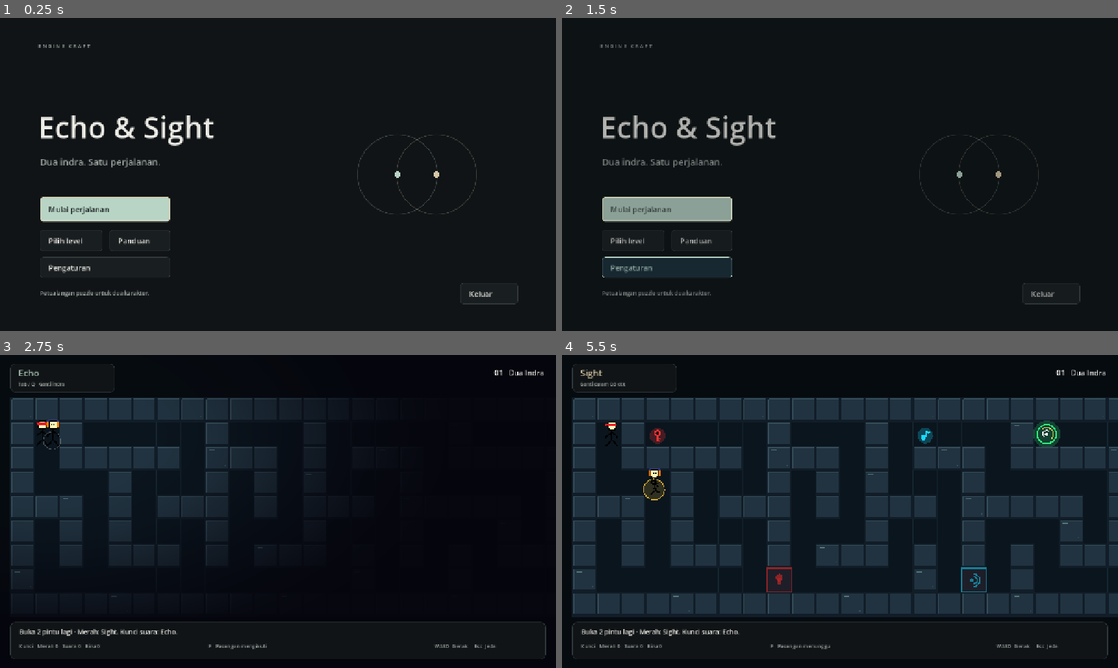
Above: before the commit, frames 1-4 (two rows, left to right).
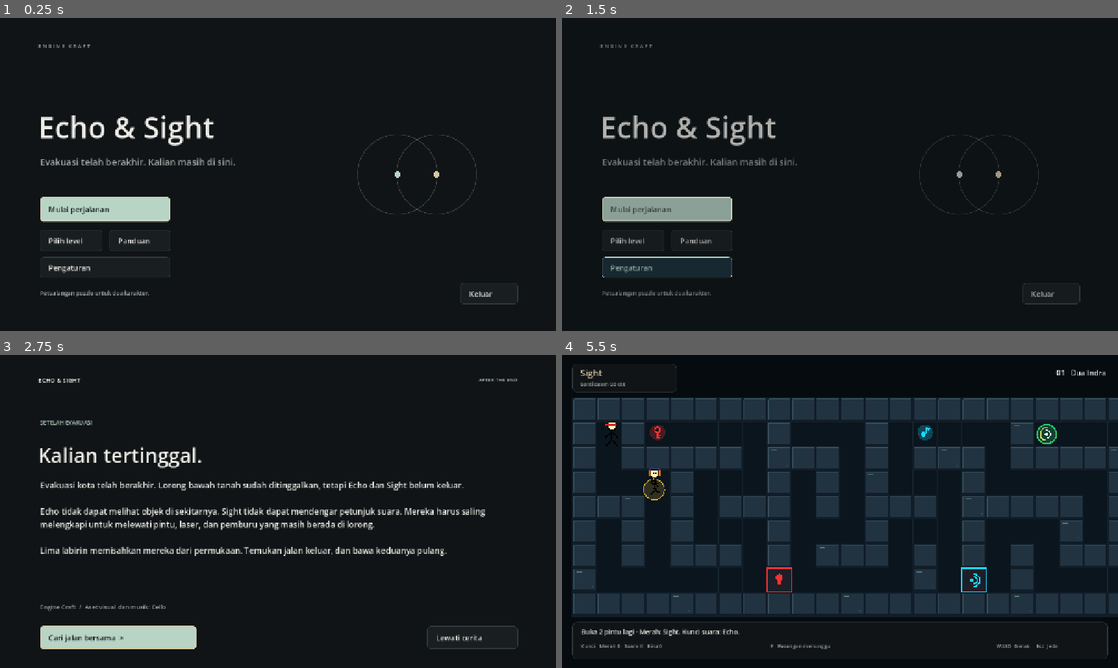
Above: after the commit, the same moments.

Repository: seanopegs/Engine-Craft
Game: Godot game, scene res://scenes/main_menu.tscn
The game is run twice, just before and just after one commit, with the same random seed, the same clock (stepped at 60 frames per second) and the same inputs.
Inputs (mouse positions are in pixels of both pictures, inside the frame that each line leads up to):
- Up to frame 1 (0.25 s): no input
- Up to frame 2 (1.5 s): click "Pilih level" at 0.5 s; click "Kembali" at 1.25 s
- Up to frame 3 (2.75 s): click "Mulai perjalanan" at 2 s
- Up to frame 4 (5.5 s): click (678, 636) at 2.75 s, where only the run after the commit has a clickable "Cari jalan bersama >"; hold D (move_right) 3.53-4.28 s; tap Tab (switch_char) at 3.6, 5.1 s; hold S (move_down) 4.28-5.03 s; tap F (toggle_follow) at 4.35 s; hold D (move_right) from 5.03 s (still down)

The runs differ from the first frame. In frame 1, 0.5% of the frame differs, in the area x 7-43%, y 44-48%; in frame 2, 0.4%; in frame 3, 17%, in the area x 1-99%, y 2-96%; in frame 4, 0.6%.

Commit message:
Add story prologue and epilogue flow
This change adds a story scene and routes level transitions through it. The prologue now appears before level 1, the final win opens an epilogue, and the ending returns to the main menu. It also updates the menu/win copy, centralizes level entry in Global.enter_level(), and adds preview/verification coverage for the story flow.

Diff:
--- /dev/null
+++ b/scenes/story.tscn
@@ -0,0 +1,6 @@
+[gd_scene load_steps=2 format=3]
+
+[ext_resource type="Script" path="res://scripts/story.gd" id="1"]
+
+[node name="Story" type="Control"]
+script = ExtResource("1")
--- a/scripts/game_manager.gd
+++ b/scripts/game_manager.gd
@@ -164,7 +164,9 @@
 	if Global.current_level_index < Global.max_levels:
 		start_level(Global.current_level_index + 1)
 	else:
-		_on_goto_level_select()
+		get_tree().paused = false
+		Global.story_is_epilogue = true
+		get_tree().change_scene_to_file("res://scenes/story.tscn")
 
 func _on_goto_level_select() -> void:
 	get_tree().paused = false
--- a/scripts/game_over_popup.gd
+++ b/scripts/game_over_popup.gd
@@ -30,11 +30,13 @@
 	title_label.add_theme_color_override("font_color", GameUI.CYAN)
 	message_label.text = "Labirin %02d berhasil dilewati. Perjalanan kalian belum berakhir." % level_idx
 	status_label.text = "LABIRIN %02d / SELESAI" % level_idx
-	next_level_btn.visible = level_idx < Global.max_levels
+	next_level_btn.visible = true
 	next_level_btn.text = "Masuk labirin %02d  >" % (level_idx + 1)
 	retry_btn.position.y = 404 if next_level_btn.visible else 350
 	if level_idx == Global.max_levels:
-		message_label.text = "Lima labirin, dua indra, satu kemenangan. Kalian berhasil!"
+		title_label.text = "Kalian keluar bersama."
+		message_label.text = "Lorong terakhir terlewati. Setelah evakuasi berakhir, perjalanan baru kalian dimulai."
+		next_level_btn.text = "Lihat akhir perjalanan  >"
 	visible = true
 	if next_level_btn.visible:
 		next_level_btn.grab_focus()
--- a/scripts/global.gd
+++ b/scripts/global.gd
@@ -5,6 +5,13 @@
 var current_level_index: int = 1
 var max_levels: int = 5
 var unlocked_level: int = 1
+var story_is_epilogue: bool = false
+
+func enter_level(level_idx: int) -> void:
+	current_level_index = level_idx
+	story_is_epilogue = false
+	get_tree().paused = false
+	get_tree().change_scene_to_file("res://scenes/story.tscn" if level_idx == 1 else "res://scenes/game_scene.tscn")
 
 var keys_collected: Dictionary = {
 	"red": 0,
--- a/scripts/level_select.gd
+++ b/scripts/level_select.gd
@@ -24,8 +24,7 @@
 	GameUI.entrance(ui)
 
 func _start_level(idx: int) -> void:
-	Global.current_level_index = idx
-	get_tree().change_scene_to_file("res://scenes/game_scene.tscn")
+	Global.enter_level(idx)
 
 func _on_back() -> void:
 	get_tree().change_scene_to_file("res://scenes/main_menu.tscn")
--- a/scripts/main_menu.gd
+++ b/scripts/main_menu.gd
@@ -6,7 +6,7 @@
 	GameUI.art(ui, "backdrop", Rect2(0, 0, 1280, 720))
 	GameUI.label(ui, "E N G I N E   C R A F T", Rect2(88, 56, 400, 24), 12, GameUI.MUTED)
 	GameUI.label(ui, "Echo & Sight", Rect2(88, 204, 780, 94), 68)
-	GameUI.paragraph(ui, "Dua indra. Satu perjalanan.", Rect2(92, 316, 600, 36), 21)
+	GameUI.paragraph(ui, "Evakuasi telah berakhir. Kalian masih di sini.", Rect2(92, 316, 650, 60), 21)
 	var play := GameUI.button(ui, "Mulai perjalanan", Rect2(92, 412, 300, 56), _on_play, true)
 	GameUI.button(ui, "Pilih level", Rect2(92, 488, 144, 44), _on_level_select)
 	GameUI.button(ui, "Panduan", Rect2(252, 488, 140, 44), _on_guide)
@@ -18,8 +18,7 @@
 	GameUI.entrance(ui)
 
 func _on_play() -> void:
-	Global.current_level_index = mini(Global.unlocked_level, Global.max_levels)
-	get_tree().change_scene_to_file("res://scenes/game_scene.tscn")
+	Global.enter_level(mini(Global.unlocked_level, Global.max_levels))
 
 func _on_level_select() -> void:
 	get_tree().change_scene_to_file("res://scenes/level_select.tscn")
--- /dev/null
+++ b/scripts/story.gd
@@ -0,0 +1,23 @@
+extends Control
+
+func _ready() -> void:
+	var ending: bool = Global.story_is_epilogue
+	var ui := GameUI.canvas(self)
+	GameUI.header(ui, "AFTER THE END")
+	GameUI.label(ui, "SETELAH EVAKUASI" if not ending else "SETELAH LABIRIN", Rect2(92, 146, 900, 30), 13, GameUI.CYAN)
+	GameUI.label(ui, "Kalian tertinggal." if not ending else "Besok dimulai bersama.", Rect2(88, 198, 1080, 72), 46)
+	var story := "Evakuasi kota telah berakhir. Lorong bawah tanah sudah ditinggalkan, tetapi Echo dan Sight belum keluar.\n\nEcho tidak dapat melihat objek di sekitarnya. Sight tidak dapat mendengar petunjuk suara. Mereka harus saling melengkapi untuk melewati pintu, laser, dan pemburu yang masih berada di lorong.\n\nLima labirin memisahkan mereka dari permukaan. Temukan jalan keluar, dan bawa keduanya pulang."
+	if ending:
+		story = "Untuk pertama kalinya sejak evakuasi berakhir, Echo dan Sight mencapai permukaan bersama. Lorong terakhir telah mereka lewati.\n\nKota yang mereka kenal sudah ditinggalkan. Jalan pulang yang lama berakhir di sini, tetapi kini mereka dapat mencari tempat tinggal baru.\n\nMereka tidak tahu apa yang menanti esok. Mereka tahu siapa yang akan berjalan di samping mereka."
+	var body := GameUI.paragraph(ui, "", Rect2(92, 286, 1040, 260), 19, GameUI.TEXT)
+	body.text = story
+	GameUI.label(ui, "Engine Craft  /  Aset visual dan musik: Cello", Rect2(92, 570, 1040, 26), 14, GameUI.MUTED)
+	var proceed := GameUI.button(ui, "Kembali ke menu" if ending else "Cari jalan bersama  >", Rect2(92, 624, 360, 52), _continue, true)
+	if not ending:
+		GameUI.button(ui, "Lewati cerita", Rect2(984, 624, 208, 52), _continue)
+	proceed.grab_focus()
+	GameUI.entrance(ui)
+
+func _continue() -> void:
+	get_tree().paused = false
+	get_tree().change_scene_to_file("res://scenes/main_menu.tscn" if Global.story_is_epilogue else "res://scenes/game_scene.tscn")
--- a/tests/preview_ui.gd
+++ b/tests/preview_ui.gd
@@ -9,10 +9,18 @@
 	root.get_texture().get_image().save_png("res://.godot/" + name + ".png")
 
 func run() -> void:
-	for scene in ["main_menu", "level_select", "how_to_play", "game_scene"]:
+	for scene in ["main_menu", "level_select", "how_to_play", "story", "game_scene"]:
 		var view = load("res://scenes/" + scene + ".tscn").instantiate()
 		root.add_child(view)
 		await shot(scene)
+		if scene == "story":
+			root.get_node("Global").story_is_epilogue = true
+			var ending = load("res://scenes/story.tscn").instantiate()
+			root.add_child(ending)
+			await shot("epilogue")
+			ending.queue_free()
+			root.get_node("Global").story_is_epilogue = false
+			await process_frame
 		if scene == "main_menu":
 			var settings = load("res://scripts/settings_menu.gd").new()
 			view.add_child(settings)
@@ -25,6 +33,8 @@
 			view._on_resume()
 			view.game_over_popup.show_win(1)
 			await shot("win")
+			view.game_over_popup.show_win(5)
+			await shot("final_win")
 		view.queue_free()
 		await process_frame
 	quit()
--- /dev/null
+++ b/tests/verify_story.gd
@@ -0,0 +1,47 @@
+extends SceneTree
+
+var failures := 0
+
+func _initialize() -> void:
+	call_deferred("run")
+
+func frames() -> void:
+	for i in range(5):
+		await process_frame
+
+func check(ok: bool, message: String) -> void:
+	if not ok:
+		failures += 1
+		push_error(message)
+
+func run() -> void:
+	var state = root.get_node("Global")
+	state.enter_level(1)
+	await frames()
+	check(current_scene.scene_file_path == "res://scenes/story.tscn", "Level one must open the prologue")
+	check(not state.story_is_epilogue, "Prologue must not show ending text")
+	current_scene._continue()
+	await frames()
+	check(current_scene.scene_file_path == "res://scenes/game_scene.tscn", "Continue must enter gameplay")
+	current_scene.start_level(5)
+	await frames()
+	current_scene.level_completed()
+	check(paused, "Completion pauses gameplay")
+	check(current_scene.game_over_popup.next_level_btn.visible, "Final win must offer the ending")
+	current_scene.game_over_popup.next_level_btn.pressed.emit()
+	await frames()
+	check(not paused, "Ending must clear pause")
+	check(state.story_is_epilogue and current_scene.scene_file_path == "res://scenes/story.tscn", "Final win must open epilogue")
+	current_scene._continue()
+	await frames()
+	check(current_scene.scene_file_path == "res://scenes/main_menu.tscn", "Ending must return to menu")
+	state.unlocked_level = 1
+	current_scene._on_play()
+	await frames()
+	check(not state.story_is_epilogue, "Replaying must reset ending state")
+	state.enter_level(2)
+	await frames()
+	check(current_scene.scene_file_path == "res://scenes/game_scene.tscn", "Later levels must skip prologue")
+	check(state.current_level_index == 2, "Requested level must be preserved")
+	print("Story flow: %d failures" % failures)
+	quit(1 if failures else 0)
